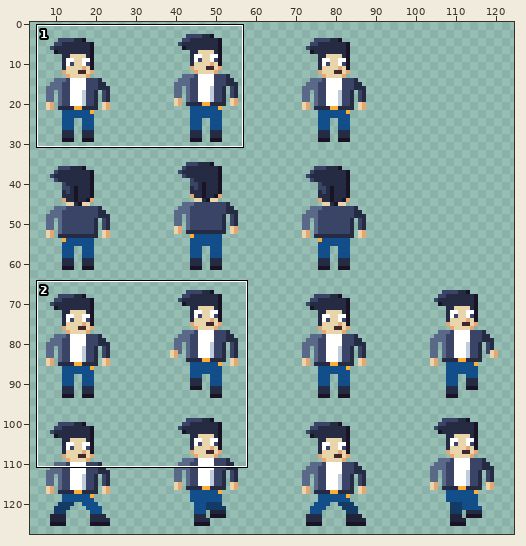
Pixel-art file -- assets/textures/characters/raggari_32.aseprite. Above: a wide view before the commit, with the close-up outlined.
Close-up. Before the commit:
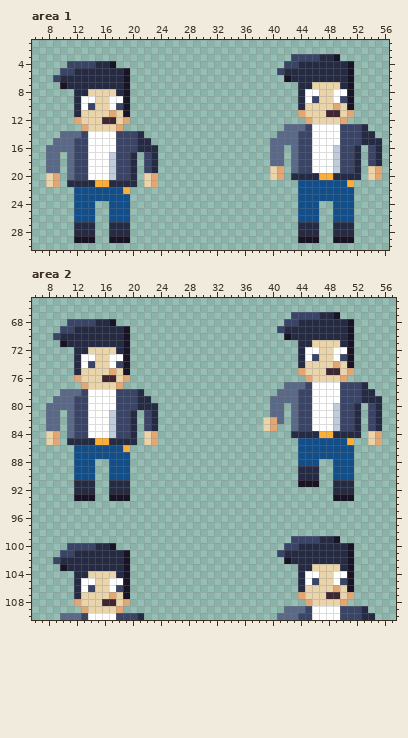
128x128 pixels, 1 frame. Shown: area 1: x 6..56, y 1..30; area 2: x 6..57, y 65..110. The wide view leaves out empty margins. The commit also changed other parts of the picture, which this record leaves out.
After the commit:
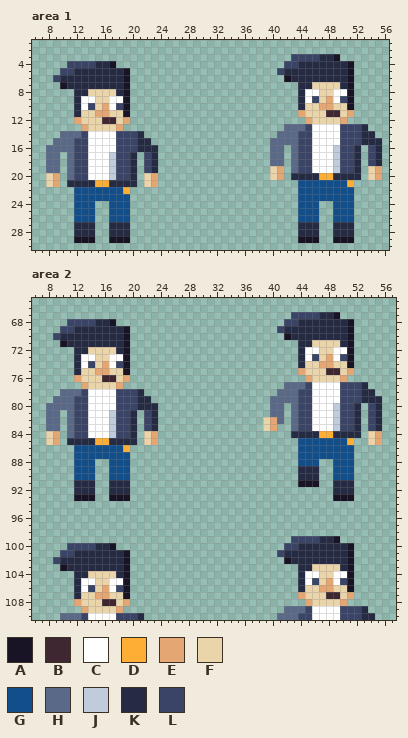
Palette (. is transparent): A #181425  B #3e2731  C #ffffff  D #feae34  E #e4a672  F #ead4aa  G #124e89  H #5a6988  J #c0cbdc  K #262b44  L #3a4466
Change:
Area 1:
Colour F becomes colour E in row 9 at x 48; in row 10 at x 16 and 47 to 48; in row 11 at x 15 to 16.
Colour E becomes colour F in row 10 at x 49; in row 11 at x 17.
Area 2:
Colour F becomes colour E in row 73 at x 48; in row 74 at x 16 and 47 to 48; in row 75 at x 15 to 16; in row 105 at x 48; in row 106 at x 16 and 47 to 48; in row 107 at x 15 to 16.
Colour E becomes colour F in row 74 at x 49; in row 75 at x 17; in row 106 at x 49; in row 107 at x 17.
Where, in picture pixels (left, top, right, bottom), the same in both close-ups:
changed: (319, 96, 340, 110)
changed: (95, 103, 116, 117)
changed: (319, 354, 340, 368)
changed: (95, 361, 116, 375)
changed: (319, 578, 340, 592)
changed: (95, 585, 116, 599)
